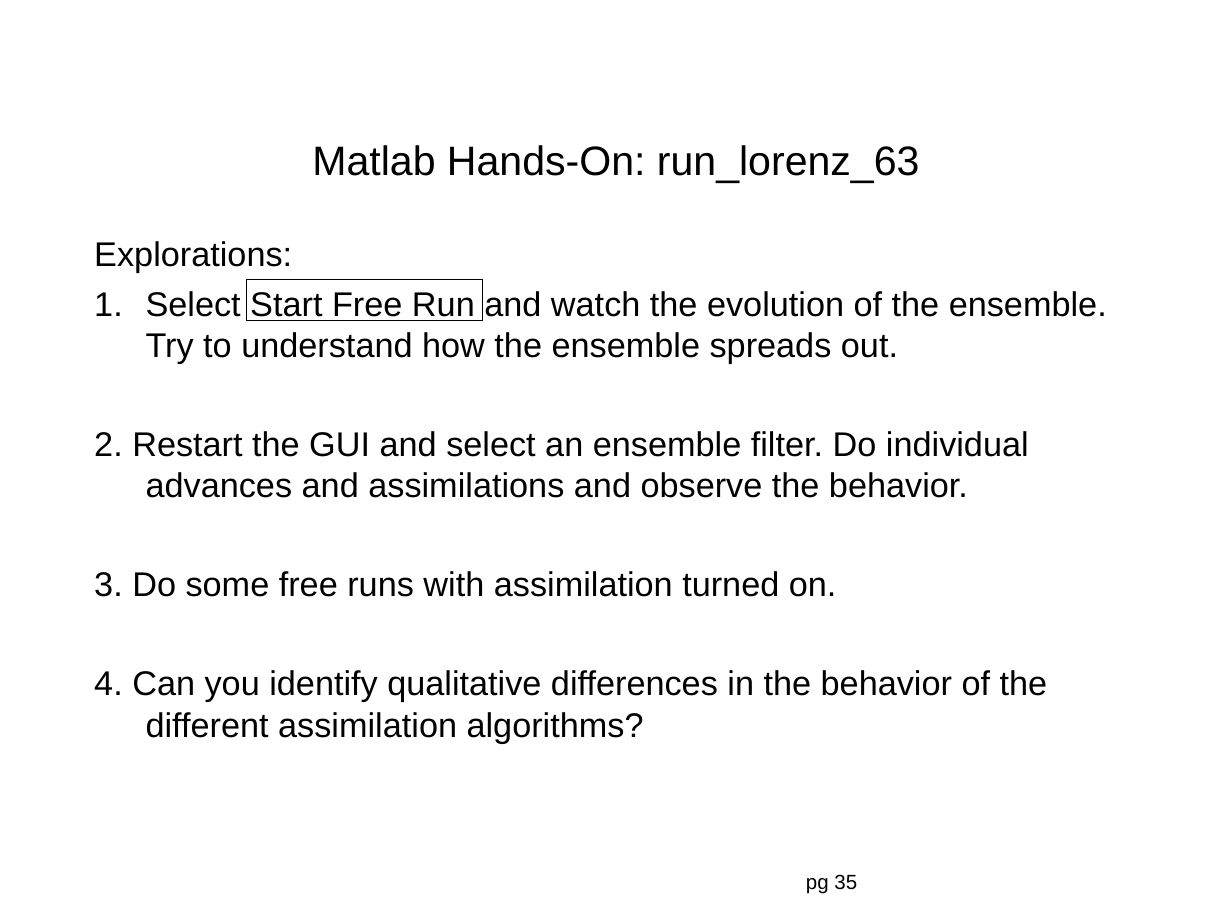
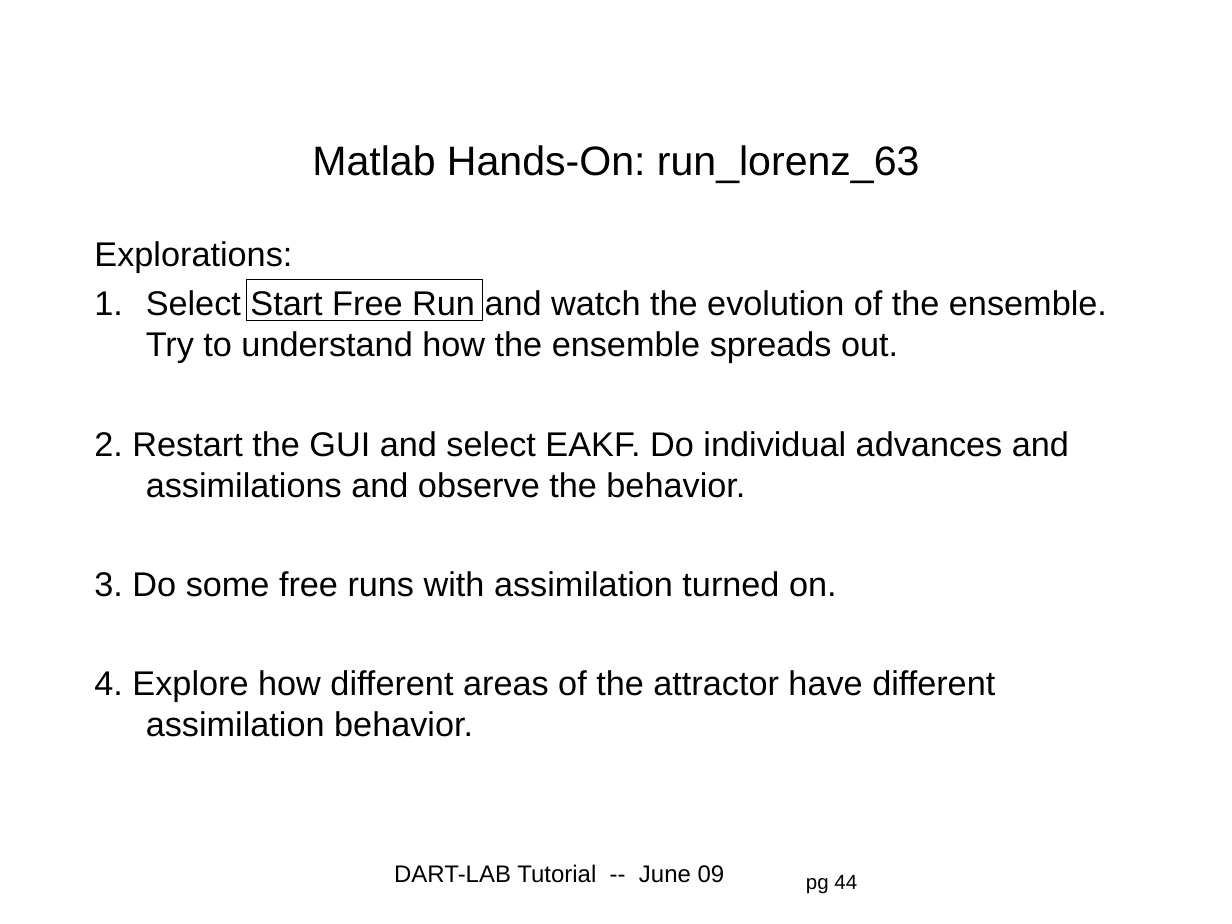
Before and after one commit to jhendric/DART, a slide deck: slide 44 of DART_LAB/presentation/DART_section2.ppt (slide 35 before the commit). Drawn at 1232x924 pixels with LibreOffice and Linux fonts; fonts in the diff are those of the drawing; background and template pictures are left out. Boxes give left, top, right and bottom in pixels: in the first picture for what was removed or moved away, otherwise in the second. Text is boxed around its words. In the diff, an @@ line names an element or a change of style, - is before the commit and + after.

Commit message:
Partial revision and new sections for DART_LAB tutorial.

```diff
--- a/DART_LAB/presentation/DART_section2.ppt
+++ b/DART_LAB/presentation/DART_section2.ppt
@@ text at (94,431,1069,498): text changed @@
-2. Restart the GUI and select an ensemble filter. Do individual advances and assimilations and observe the behavior.
+2. Restart the GUI and select EAKF. Do individual advances and assimilations and observe the behavior.
@@ text at (94,670,995,737): text changed @@
-4. Can you identify qualitative differences in the behavior of the different assimilation algorithms?
+4. Explore how different areas of the attractor have different assimilation behavior.
@@ text added at (394,864,725,883), 14 pt, text #000000 @@
+DART-LAB Tutorial -- June 09
@@ page number at (806,875,857,894): text changed @@
-pg 35
+pg 44
```
Also in this commit, not shown: 37 other slides changed, 9 slides added, 1 slide removed, 7 other files.
